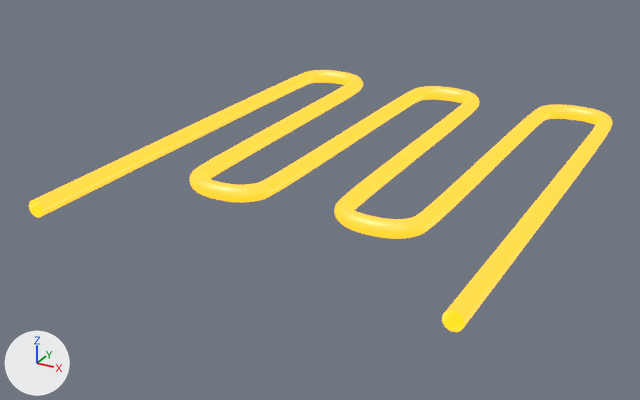
What one commit did to the Blender file resources/blender/game_objects.blend.
Camera for both pictures: a camera (50 mm lens) standing at (0.661, -1.455, 0.677) and looking at (-0.053, -0.157, 0.028). The axes (+X, +Y, +Z) are drawn at lower left. The lights are the same throughout. The same objects are shown in both versions, whatever each file hides.
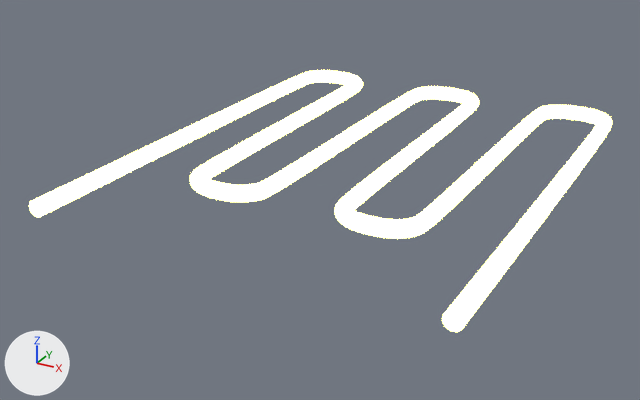
Location of each change, (x1, y1, x2, y2) in pixels of the pictures (640 x 400 px):
'Plane', surface changed (yellow to white): (29, 70, 612, 332) in both

What changed in the scene script:
```text
Change mat_material_001:
    mat_material_001.emission_strength: 1.6 -> 138.0
```
